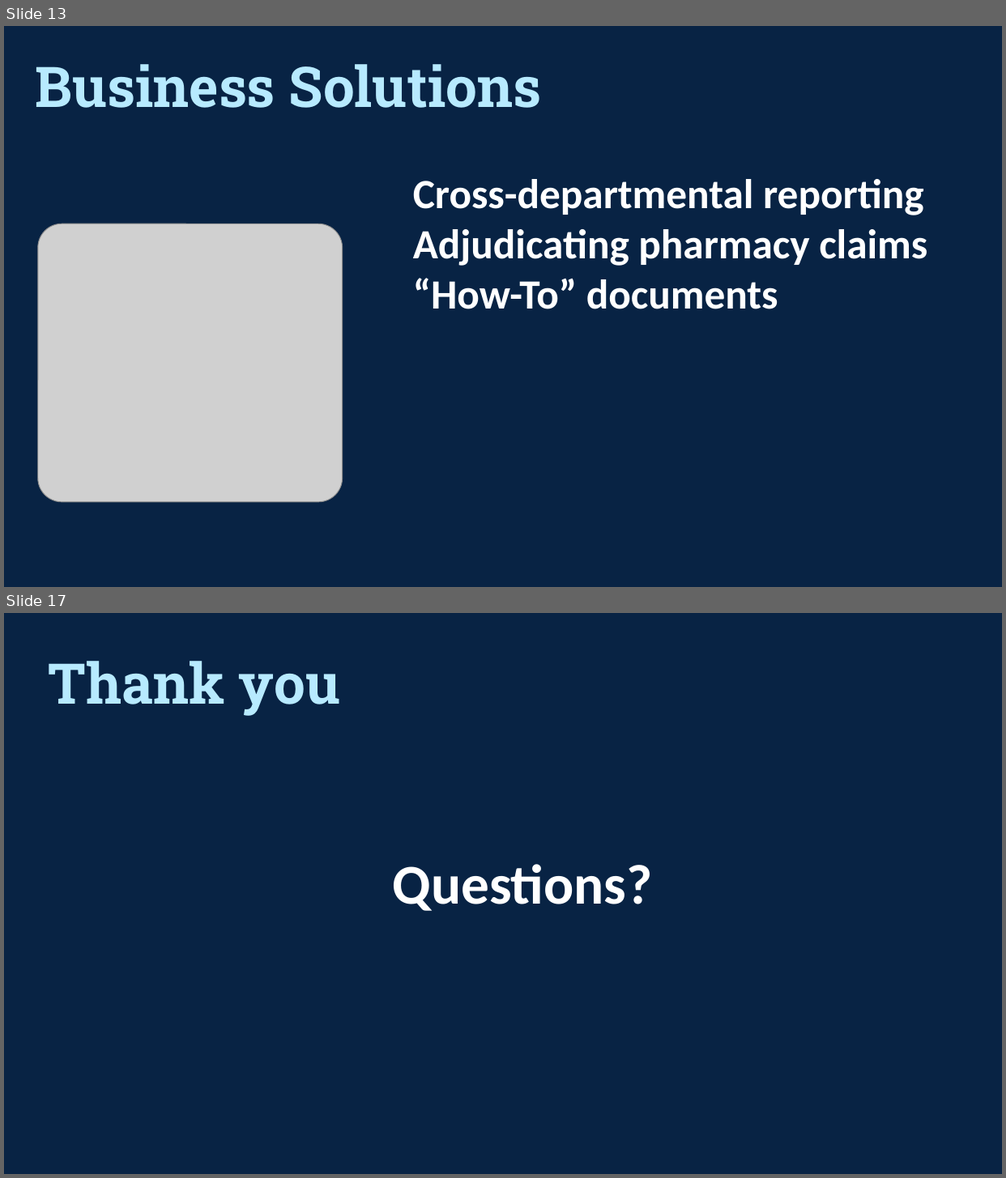
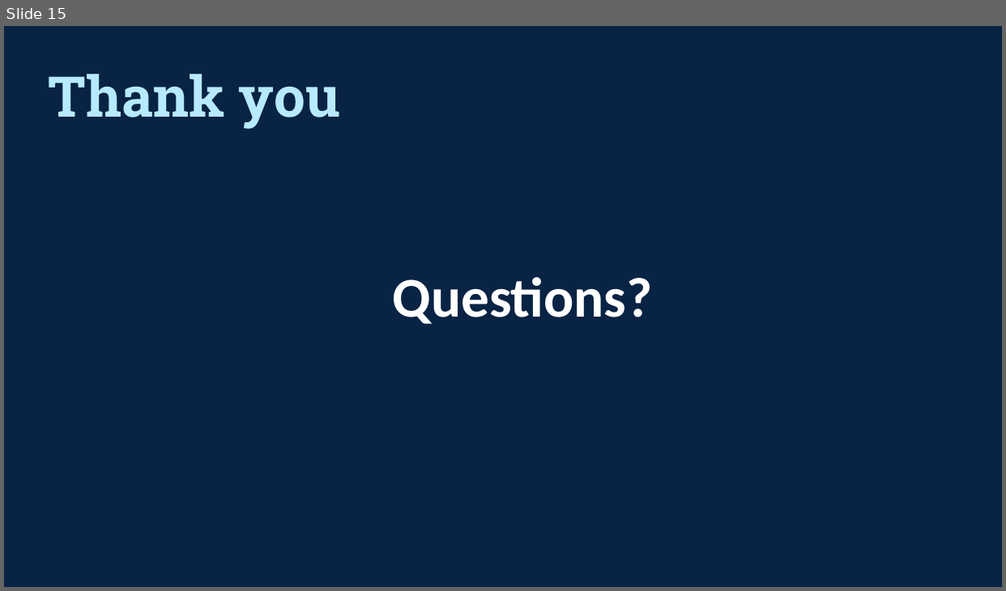
Before and after one commit to emobes22/project-one, a slide deck: Zillow_Powerpoint.pptx. Shown one above the other, each under a label of ours: slides 13 and 17 before the commit, slide 15 after it; the slides between them are not shown. The pictures are 1006x1178 and 1006x591 pixels, drawn with LibreOffice and Linux fonts; fonts in the diff are those of the drawing; grey boxes stand for pictures. Boxes give left, top, right and bottom in pixels: in the first picture for what was removed or moved away, otherwise in the second. Text is boxed around its words. In the diff, an @@ line names an element or a change of style, - is before the commit and + after.

```diff
--- a/Zillow_Powerpoint.pptx
+++ b/Zillow_Powerpoint.pptx
@@ slide 13 removed at <box>4,26,1002,587</box>, background #082344 @@
@@ title removed at <box>36,64,541,108</box> @@
-Business Solutions
@@ text removed at <box>413,179,927,310</box> @@
-Cross-departmental reporting
-Adjudicating pharmacy claims
-“How-To” documents
@@ picture removed at <box>38,224,343,502</box> @@
@@ what was slide 17 is now slide 15 @@
```
Also in this commit, not shown: 2 slides changed, 12 slides added, 13 other slides removed.
